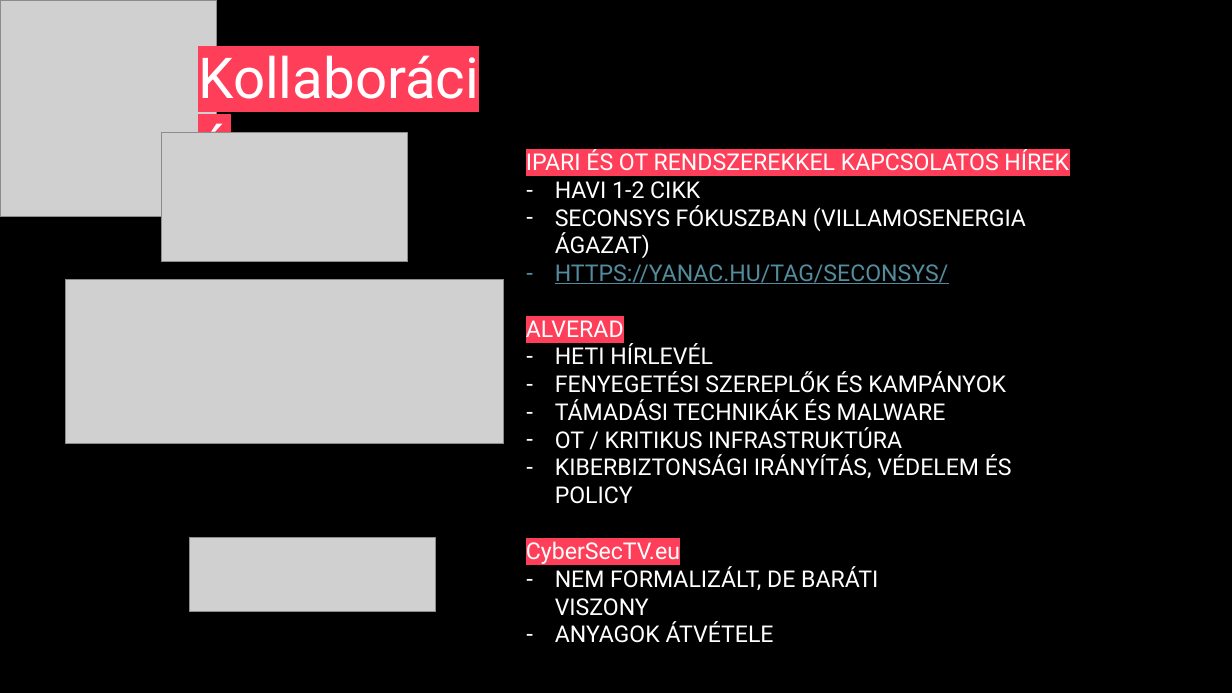
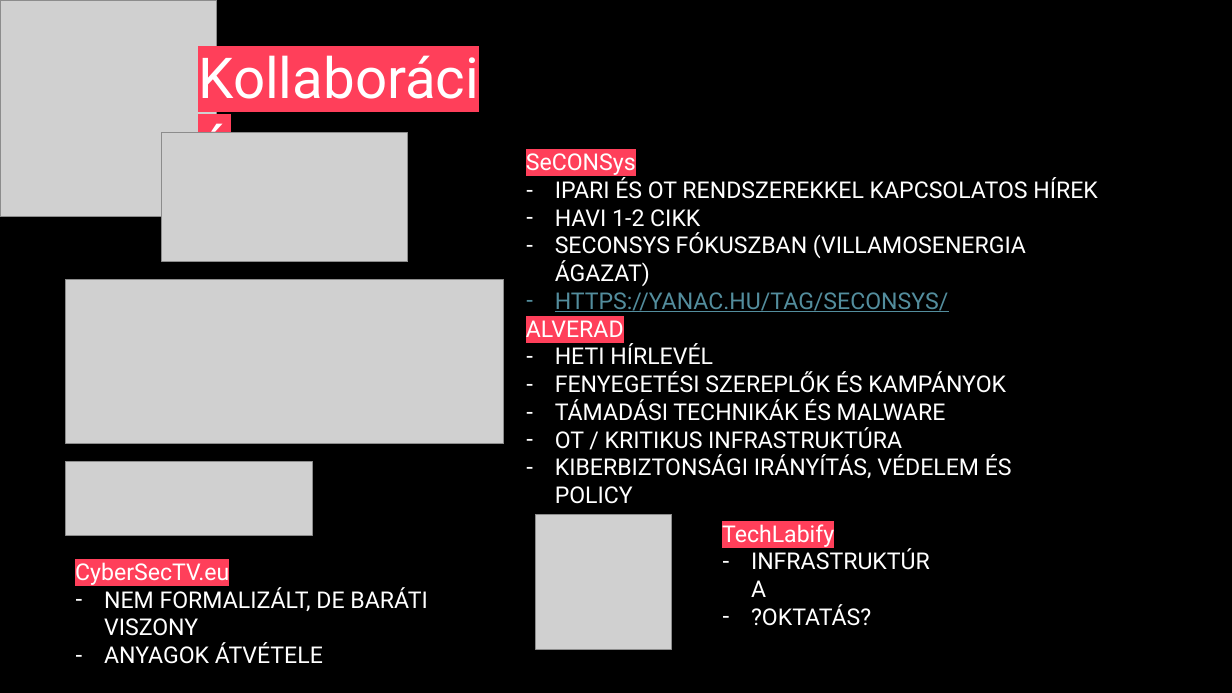
Before and after one commit to Lensver65/Yanac, a slide deck: slide 11 of Yanac_NKE.pptx. Drawn at 1232x693 pixels with LibreOffice and Linux fonts; fonts in the diff are those of the drawing; grey boxes stand for pictures. Boxes give left, top, right and bottom in pixels: in the first picture for what was removed or moved away, otherwise in the second. Text is boxed around its words. In the diff, an @@ line names an element or a change of style, - is before the commit and + after.

```diff
--- a/Yanac_NKE.pptx
+++ b/Yanac_NKE.pptx
@@ text at (526,153,636,175): paragraph added @@
+SeCONSys
@@ text at (555,177,1098,199): highlight #FF3F5A to none in "IPARI ÉS OT RENDSZEREKKEL KAPCSOLATOS HÍREK"; bullet none to - @@
@@ picture: place and size @@
-picture at (189,538,436,612)
+picture at (66,461,312,535)
@@ picture added at (535,515,672,650) @@
@@ text added at (722,524,871,626), 18 pt, text #FFFFFF @@
+TechLabify
+– INFRASTRUKTÚRA
+– ?OKTATÁS?
@@ text "CyberSecTV.eu": place and size @@
-text "CyberSecTV.eu" at (526,541,878,643)
+text "CyberSecTV.eu" at (75,562,427,664)
```
